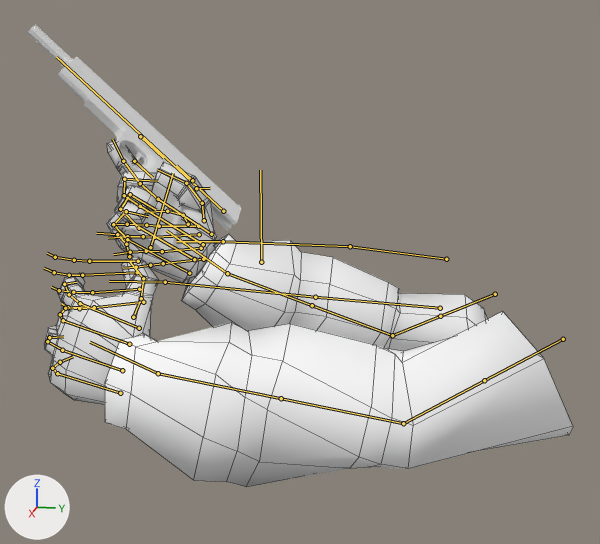
One commit to the Blender file Assets/Models/PistolAnimations4.blend: the scene before it, then after it.
Camera for both pictures: a 50 mm lens placed at (16.99, 3.79, 7.09), pointed at (-1.55, 0.08, 2.45). The lights are fixed; the arrows at lower left show +X, +Y and +Z. Both versions are drawn at frame 811 of the action 'rigAction'; the numbers are the values there. The bones that bend it are drawn over the model as lines. Mesh edges are drawn as thin lines on the coarser meshes.

The first picture shows 'Corredera', 'Cube', 'Cube.001', 'Cube.003', 'Cuerpo', 'hand.R'.
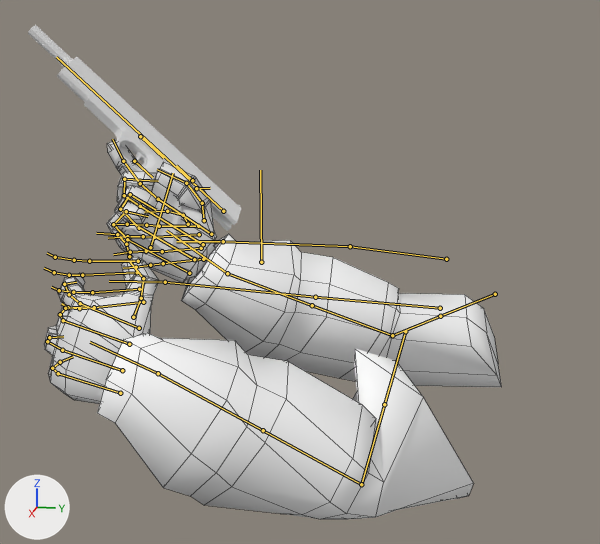
What differs and where, as boxes [x1, y1, x2, y2] in the pictures (600 x 544 px):
```json
{"object": "Cube", "change": "posed", "before": [105, 311, 573, 487], "after": [97, 333, 474, 519], "on screen": "19% narrower"}
```

Scene script edits in JSON lines:
```json
{"block": "bone_upper_arm_ik_l", "where": "bone_upper_arm_ik_l = bpy.data.objects['rig'].pose.bones['upper_arm_ik.L']  # child of 'MCH-upper_arm_ik_swing.L'"}
{"op": "set", "path": "bone_upper_arm_ik_l.location", "old": "(-0.81, -1.03, 3.46)", "new": "(-0.76, 2.4, 4.69)"}
{"op": "set", "path": "bone_upper_arm_ik_l.rotation_euler", "old": "(0.0, -1.396, 0.0)", "new": "(0.0, -1.292, 0.0)", "note": "degrees (0, -80, 0) -> degrees (0, -74, 0)"}
```
